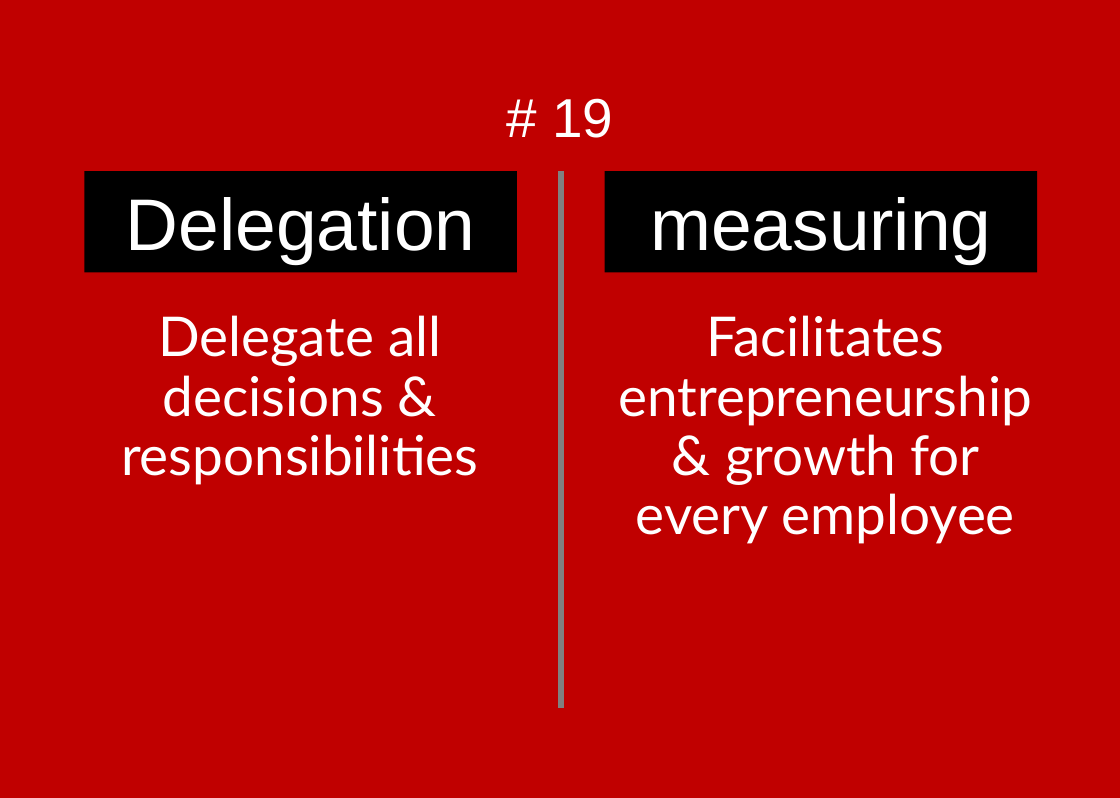
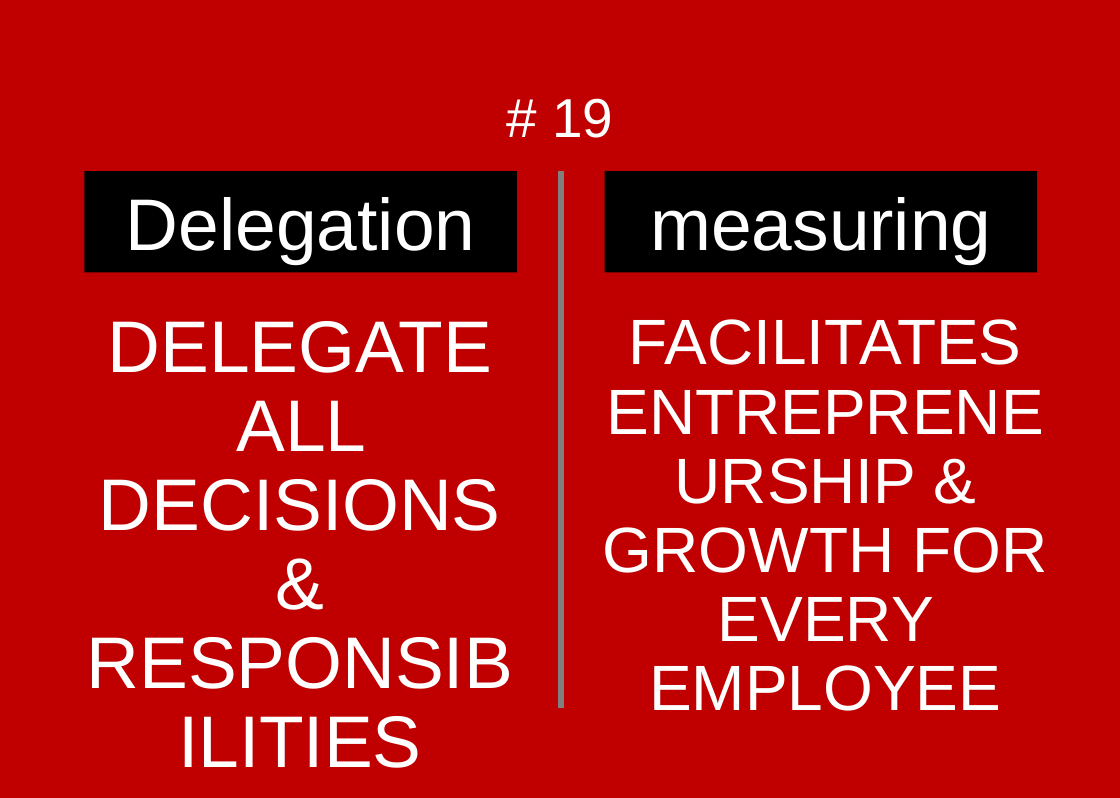
Before and after one commit to ScrumFacilitators/Exploring-Self-Management, a slide deck: slide 60 of Exploring Self-Management.pptx. Drawn at 1120x798 pixels with LibreOffice and Linux fonts; fonts in the diff are those of the drawing; background and template pictures are left out. Boxes give left, top, right and bottom in pixels: in the first picture for what was removed or moved away, otherwise in the second. Text is boxed around its words. In the diff, an @@ line names an element or a change of style, - is before the commit and + after.

Commit message:
Revert "Changed the font of the main text to the Ubuntu font to improve readibility. This should Fixes #3"
This reverts commit 4a922bc2d52b7cc705828e0670c7e5d3955a4b34.

```diff
--- a/Exploring Self-Management.pptx
+++ b/Exploring Self-Management.pptx
@@ text at box(99, 321, 501, 531): text changed; size 30 to 40 pt; font Lato to Arial @@
-Delegate all decisions & responsibilities
+DELEGATE ALL DECISIONS & RESPONSIBILITIES
@@ text at box(603, 319, 1047, 711): text changed; size 30 to 35 pt; font Lato to Arial @@
-Facilitates entrepreneurship & growth for every employee
+FACILITATES ENTREPRENEURSHIP & GROWTH FOR EVERY EMPLOYEE
```
Also in this commit, not shown: 39 other slides changed.
